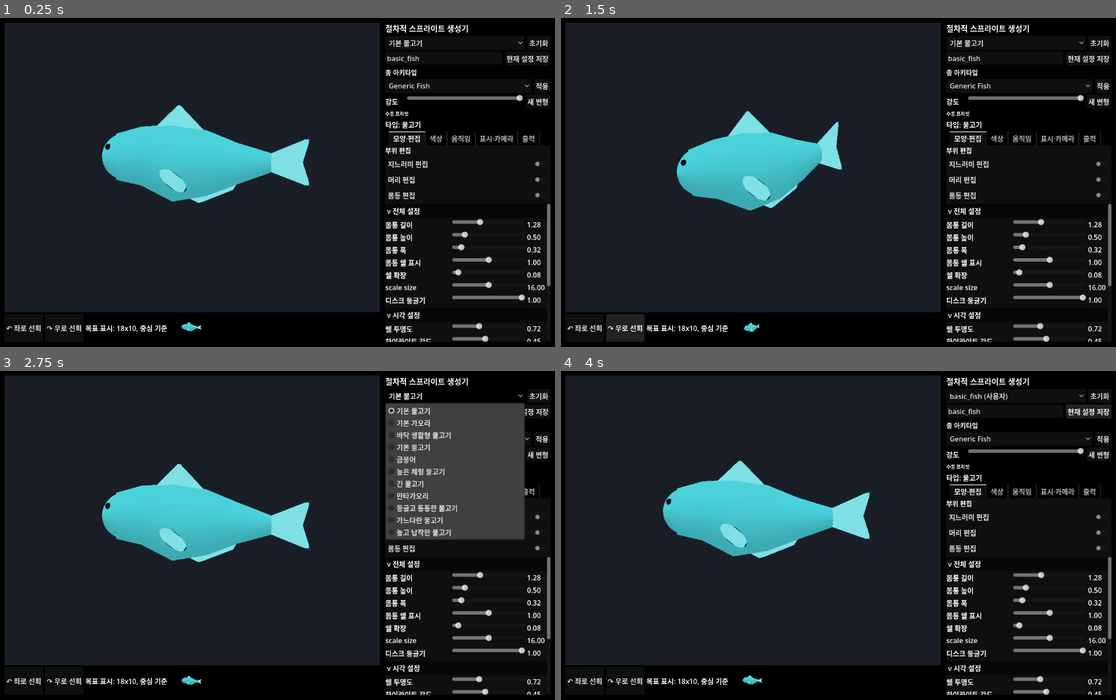
Above: before the commit, frames 1-4 (two rows, left to right).
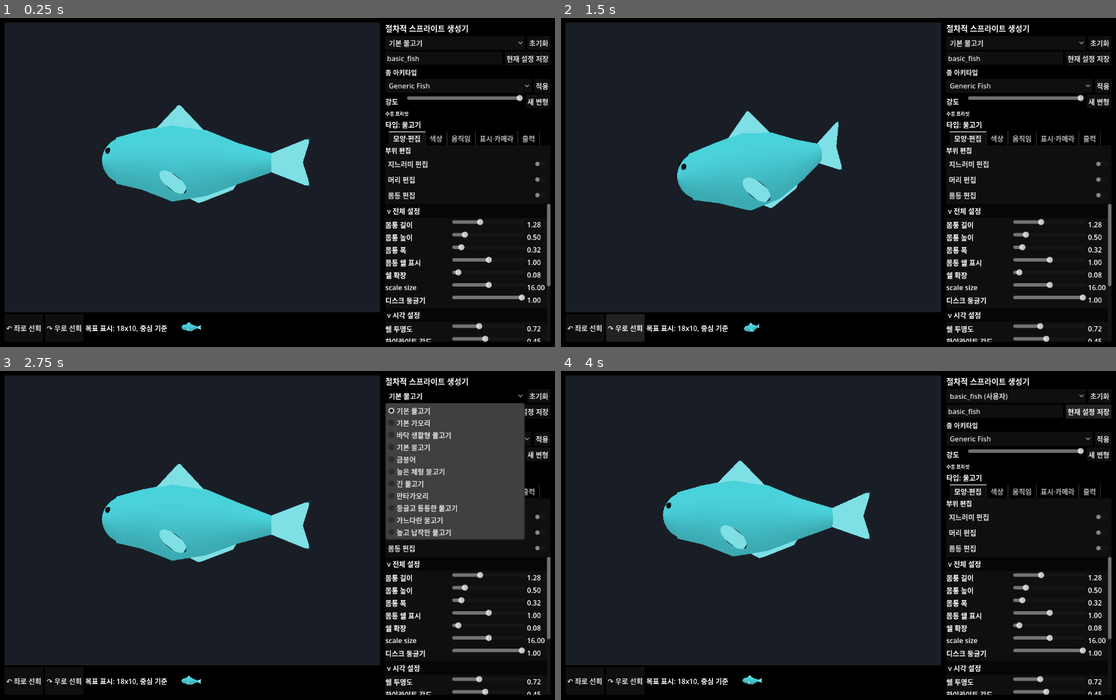
Above: after the commit, the same moments.

Repository: currywhaleshark/aquarium_sprite_mock-up_generator
Game: Godot game, scene res://scenes/Main.tscn
The game is run twice, just before and just after one commit, with the same random seed, the same clock (stepped at 60 frames per second) and the same inputs.
Inputs:
- Up to frame 1 (0.25 s): no input
- Up to frame 2 (1.5 s): click "↶ 좌로 선회" at 0.5 s; click "↷ 우로 선회" at 1.25 s
- Up to frame 3 (2.75 s): click "기본 물고기" at 2 s
- Up to frame 4 (4 s): click "초기화" at 2.75 s; click "현재 설정 저장" at 3.5 s

The runs differ from the first frame. In frame 1, 0.4% of the frame differs, in the area x 18-35%, y 27-96%; in frame 2, 0.4%, in the area x 20-38%, y 28-96%; in frame 3, 0.4%; in frame 4, 0.4%.

Commit message:
fix(head): stop double-applying shell center_y offset on head rings
During swim animation _deform_shell overwrites the snout/head rings (0,1)
to follow the head node's yaw/translation. The head_center sampled for
that override already includes the interpolated shell_center_y_offset, but
the per-ring offset is re-added downstream by the mesh builder and by
_animated_ring_center. The head region was therefore lifted by an extra
~offset (~0.097) while front_body was not, producing a visible step behind
the head while swimming (rest pose was fine).

Preserve each ring's raw y when overriding so the vertical offset is applied
exactly once; only the yaw rotation and x/z translation follow the head.
Verified via a headless probe: head.y 0.097 and shell head-ring top 0.322
under animation (previously 0.19 / 0.42). All 35 tests pass.

Co-Authored-By: Claude Opus 4.8 <noreply@anthropic.com>

Diff:
--- a/scripts/creature/FishRig.gd
+++ b/scripts/creature/FishRig.gd
@@ -599,8 +599,14 @@
 	var basis_head := Basis(Vector3.UP, deg_to_rad(yaw_head))
 	for i in range(2):
 		if i < centers.size():
+			# head_center already includes the interpolated shell_center_y_offset, but the
+			# per-ring offset is re-added downstream (mesh builder + _animated_ring_center).
+			# Preserve each ring's raw y so the vertical offset is applied exactly once;
+			# only the yaw rotation and x/z translation follow the head kinematics.
+			var raw_y := centers[i].y
 			var dx := shell_profile[i].x - head_offset
 			centers[i] = head_center + basis_head * Vector3(dx, 0.0, 0.0)
+			centers[i].y = raw_y
 			yaws[i] = yaw_head
 
 	PF.update_fish_outer_shell_bent(outer_shell, shell_profile, centers, yaws, shell_segments, PackedFloat32Array(shell_center_y_offsets))
